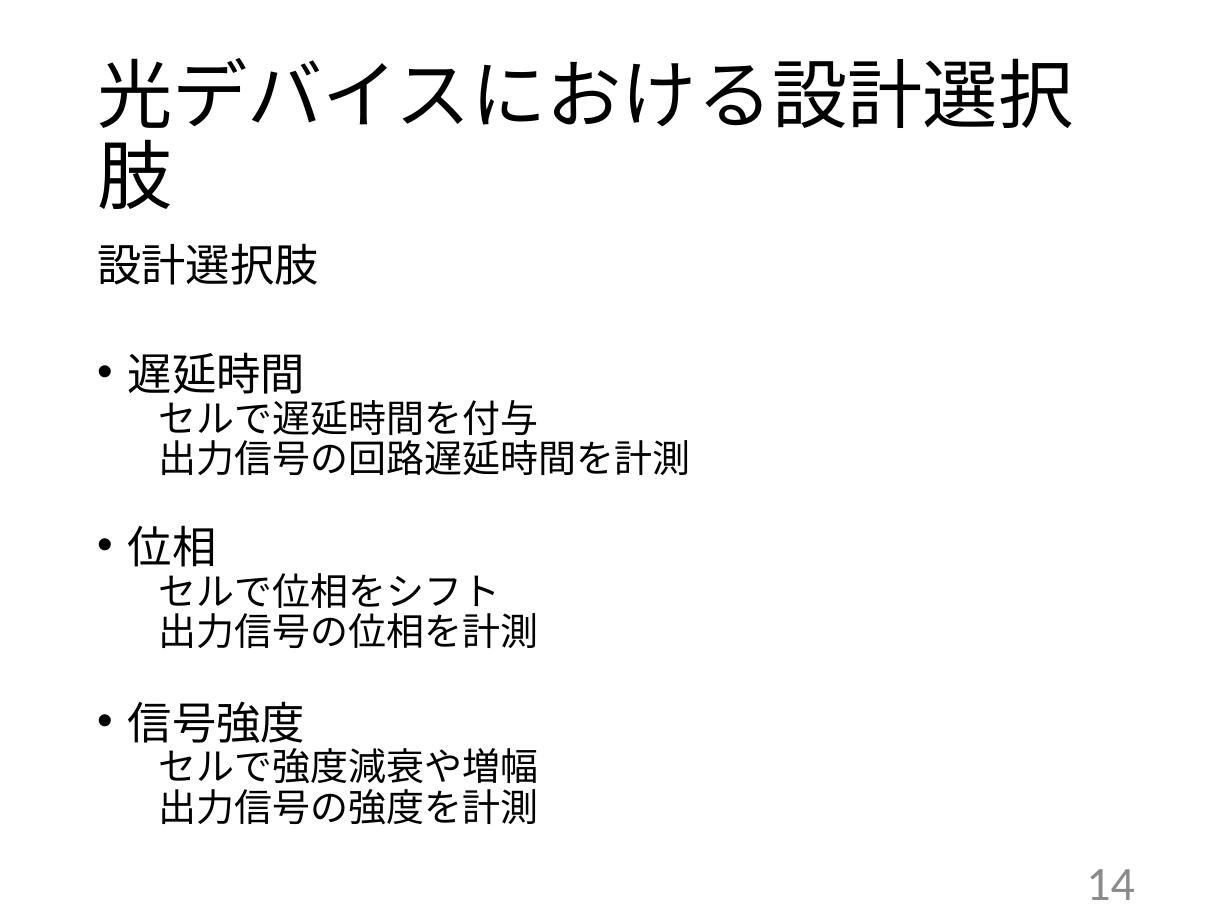
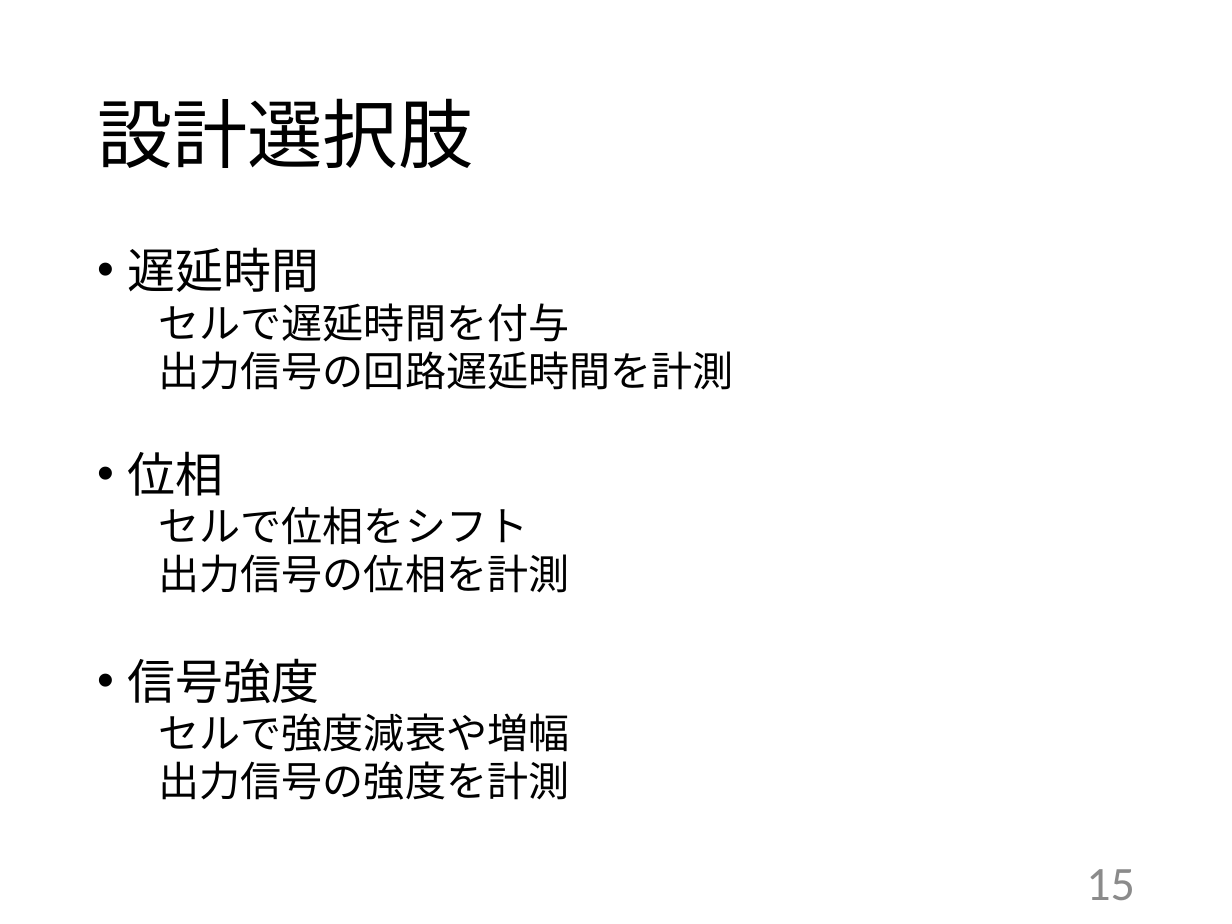
Before and after one commit to ArinanirA/ThesisFY2017M_RinaAsai, a slide deck: slide 16 of 修論発表rina.pptx (slide 15 before the commit). Drawn at 1232x924 pixels with LibreOffice and Linux fonts; fonts in the diff are those of the drawing. Boxes give left, top, right and bottom in pixels: in the first picture for what was removed or moved away, otherwise in the second. Text is boxed around its words. In the diff, an @@ line names an element or a change of style, - is before the commit and + after.

```diff
--- a/修論発表rina.pptx
+++ b/修論発表rina.pptx
@@ title at box(97, 98, 473, 168): text changed @@
-光デバイスにおける設計選択肢
+設計選択肢
@@ text "遅延時間" at box(128, 247, 734, 800): size 25.9 to 28 pt in "遅延時間", "位相", "信号強度"; size 22.2 to 24 pt in "セルで遅延時間を付与", "出力信号の回路遅延時間を計測", "セルで位相をシフト", "出力信号の位相を計測" and 2 more places; line spacing 0.7 to 0.8 @@
@@ text at box(97, 243, 319, 285): paragraph removed @@
-設計選択肢
@@ page number at box(1086, 869, 1134, 900): text changed @@
-14
+15
```
Also in this commit, not shown: 15 other slides changed, 11 slides added, 8 slides removed, 5 other files.
